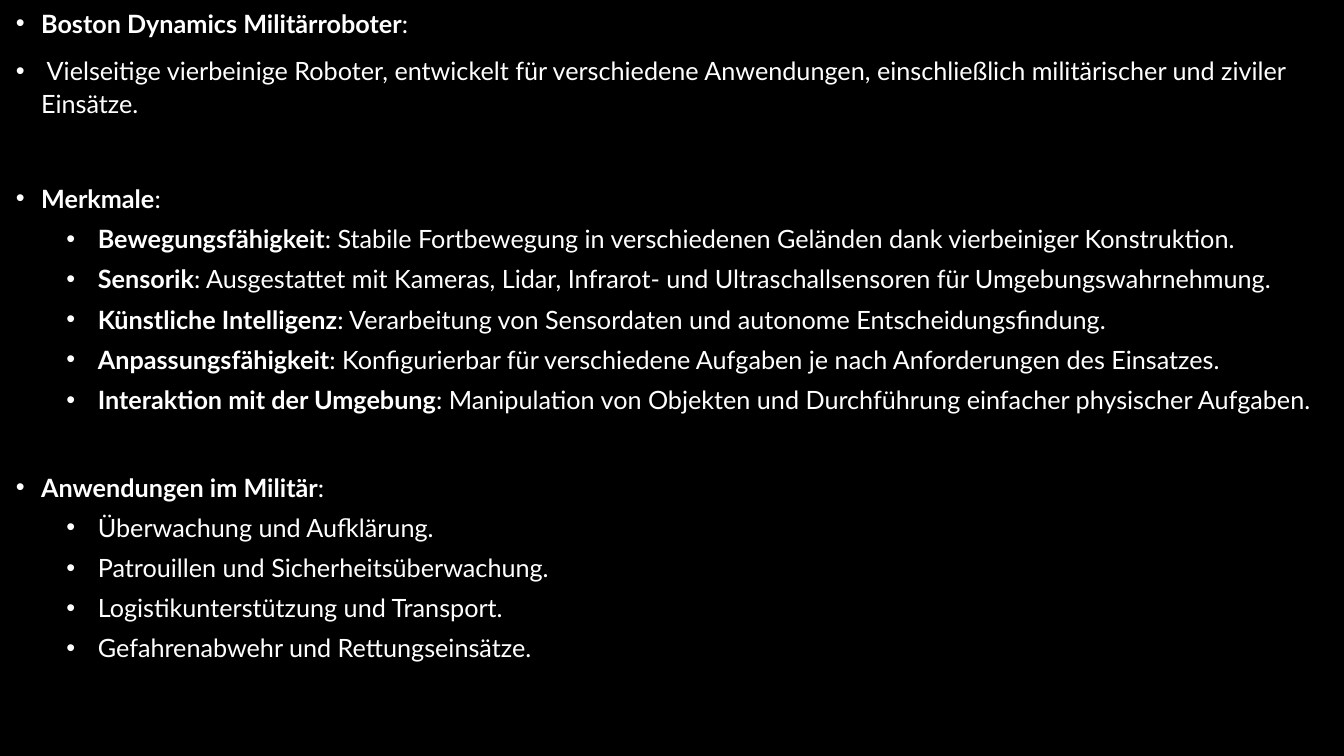
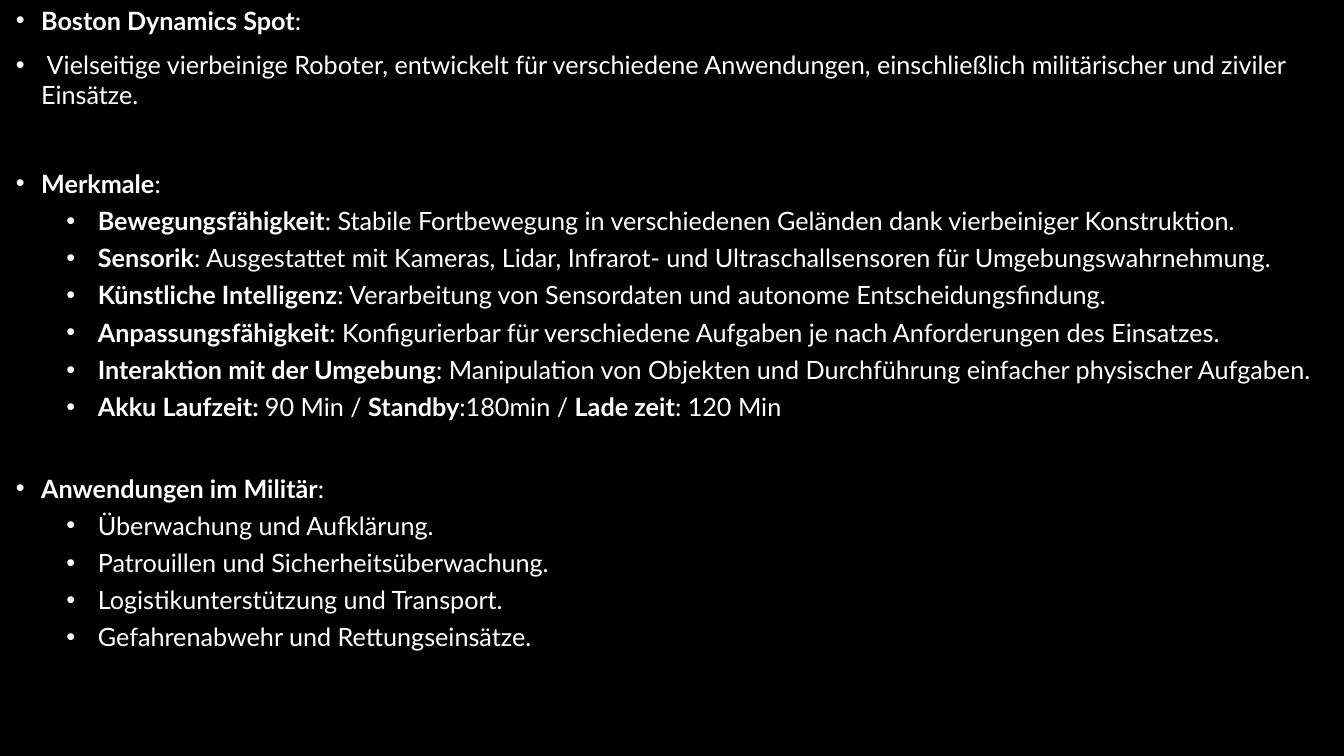
Before and after one commit to DavidSt2023/Danger_Gang_GVI, a slide deck: slide 7 of Nebenfächer/DIN/Ethik/RoboterEthik.pptx. Drawn at 1344x756 pixels with LibreOffice and Linux fonts; fonts in the diff are those of the drawing; background and template pictures are left out; a plain dark background stands for a picture behind light text. Boxes give left, top, right and bottom in pixels: in the first picture for what was removed or moved away, otherwise in the second. Text is boxed around its words. In the diff, an @@ line names an element or a change of style, - is before the commit and + after.

```diff
--- a/Nebenfächer/DIN/Ethik/RoboterEthik.pptx
+++ b/Nebenfächer/DIN/Ethik/RoboterEthik.pptx
@@ text at <box>41,11,301,34</box>: text changed @@
-• Boston Dynamics Militärroboter:
+• Boston Dynamics Spot:
@@ text at <box>41,55,1310,651</box>: line spacing 1.1 to 1 @@
@@ text at <box>98,397,781,421</box>: paragraph added @@
+  • Akku Laufzeit: 90 Min / Standby:180min / Lade zeit: 120 Min
```
Also in this commit, not shown: 1 other slide changed.
